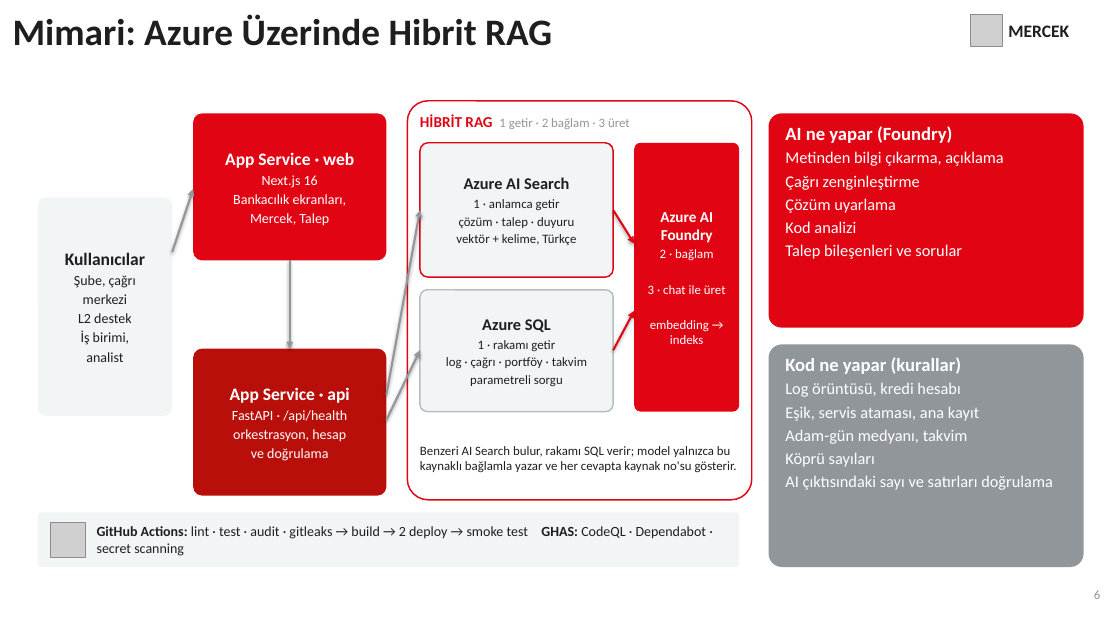
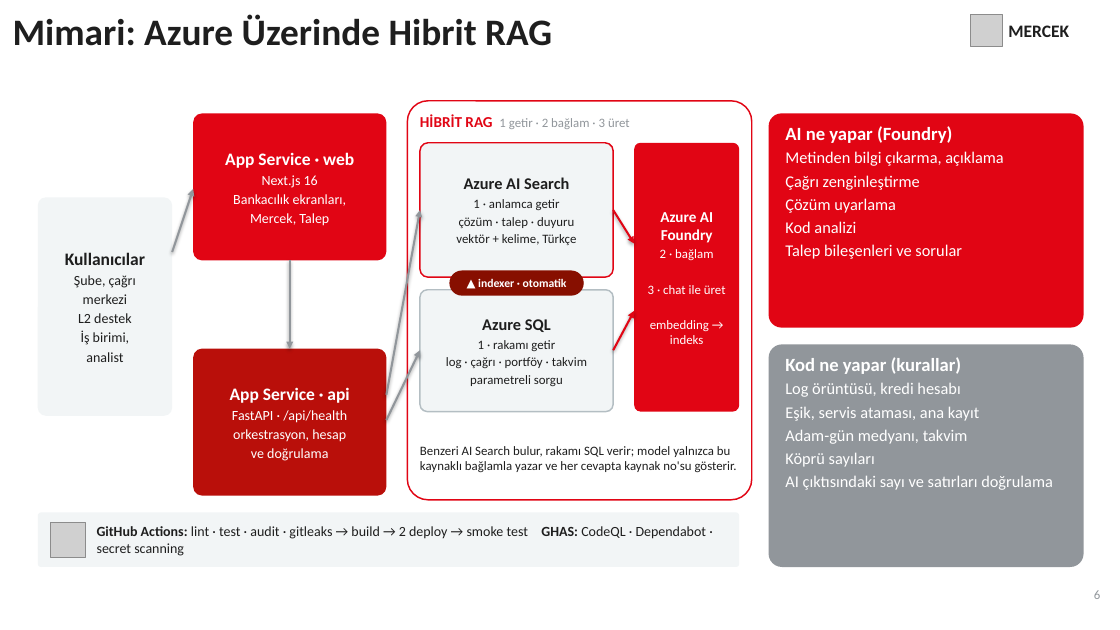
Before and after one commit to SeyhanAmasyalii/ZTHackathonStudy, a slide deck: slide 6 of presentation/Mercek_AI_Overflow_Sunum.pptx. Drawn at 1120x630 pixels with LibreOffice and Linux fonts; fonts in the diff are those of the drawing; grey boxes stand for pictures; background and template pictures are left out. Boxes give left, top, right and bottom in pixels: in the first picture for what was removed or moved away, otherwise in the second. Text is boxed around its words. In the diff, an @@ line names an element or a change of style, - is before the commit and + after.

```diff
--- a/presentation/Mercek_AI_Overflow_Sunum.pptx
+++ b/presentation/Mercek_AI_Overflow_Sunum.pptx
@@ rounded rectangle added at (450, 271, 584, 296), fill #870F00 @@
@@ text added at (478, 279, 567, 287), 10 pt, text #FFFFFF, bold @@
+▲ indexer · otomatik
```
Also in this commit, not shown: 1 other file.
